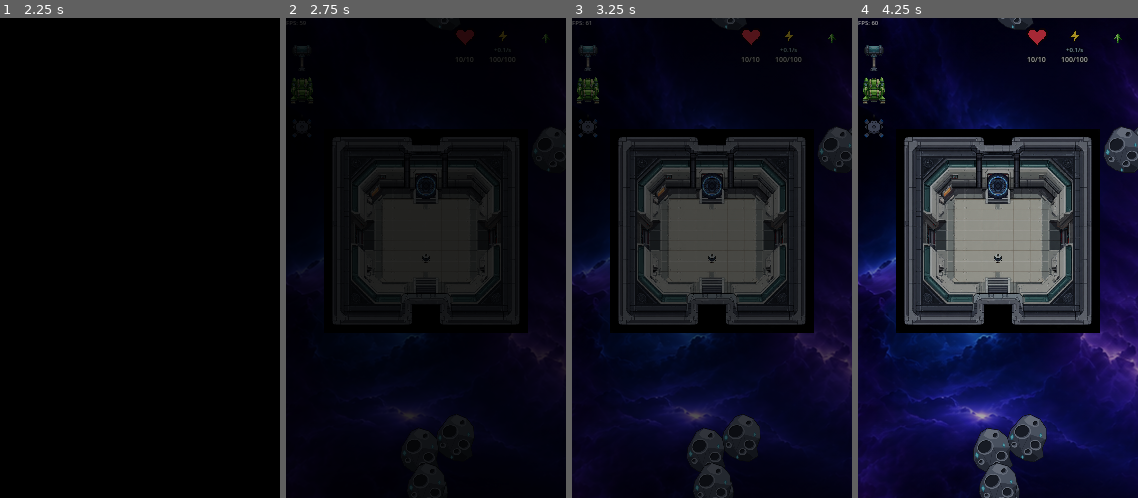
Above: before the commit, frames 1-4 (left to right).
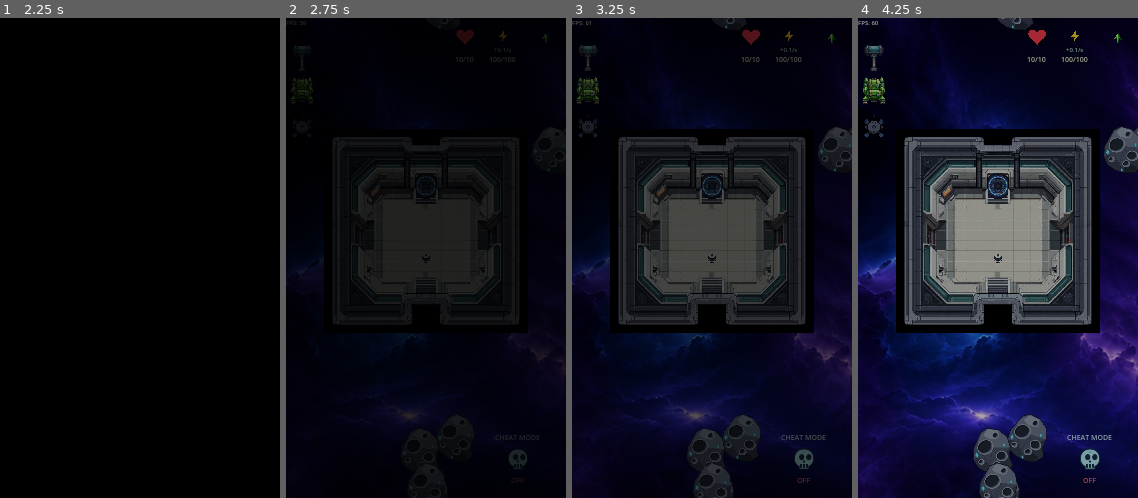
Above: after the commit, the same moments.

Repository: wildane/ShootingStar
Game: Godot game, scene res://scene/main_menu/main_menu.tscn
Two runs of this game, one before a commit and one after it. Both use one fixed random seed, a clock stepped at 60 frames per second and the inputs below.
Inputs (mouse positions are in pixels of both pictures, inside the frame that each line leads up to):
- Up to frame 1 (2.25 s): tap Enter at 0.5, 0.6 s; move the mouse to (201, 234) at 0.52 s; hold Right 0.53-1.25 s; click (201, 234) at 0.67 s; tap Space at 0.77 s; drag from (84, 282) to (126, 354) at 1.27 s; move the mouse to (140, 186) at 2.02 s; hold Right from 2.03 s (still down); tap Backspace at 2.1 s; click (140, 186) at 2.17 s
- Up to frame 2 (2.75 s): keep holding Right
- Up to frame 3 (3.25 s): release Right at 2.75 s; drag from (698, 354) to (770, 234) at 2.77 s
- Up to frame 4 (4.25 s): move the mouse to (1082, 330) at 3.52 s; hold Left from 3.53 s (still down); tap Ctrl at 3.6 s; tap Space at 3.77 s

Frame 1 is identical in both runs. In frame 2, 0.2% of the frame differs, in the area x 75-91%, y 86-97%; in frame 3, 0.3%; in frame 4, 0.4%, in the area x 74-91%, y 86-97%.
Error before the commit: Parse Error: Identifier "id_drop" not declared in the current scope. (res://scene/ui/CheatMode.gd:74)

Commit message:
Betulkan skop ID drop cheat mode

Diff:
--- a/scene/ui/CheatMode.gd
+++ b/scene/ui/CheatMode.gd
@@ -54,18 +54,20 @@
 func _on_node_added(nod: Node) -> void:
 	if not aktif or not (nod is Area2D) or not ("id_barang" in nod):
 		return
-	var komponen := _cari_sumber_drop(nod, str(nod.get("id_barang")))
+	var id_drop := str(nod.get("id_barang"))
+	var komponen := _cari_sumber_drop(nod, id_drop)
 	if komponen != null:
-		call_deferred("_ganjar_semua_drop", nod, komponen)
+		var senarai_drop: Array = komponen.get("drop_scenes").duplicate()
+		call_deferred("_ganjar_semua_drop", nod, id_drop, senarai_drop)
 
-func _ganjar_semua_drop(item_drop: Node, komponen: Node) -> void:
-	if not aktif or not is_instance_valid(item_drop) or not is_instance_valid(komponen):
+func _ganjar_semua_drop(item_drop: Node, id_drop: String, senarai_drop: Array) -> void:
+	if not aktif or not is_instance_valid(item_drop):
 		return
 	var inventori := get_node_or_null("/root/InventoryManager")
 	if inventori == null or not inventori.has_method("tambah_item"):
 		return
 
-	for adegan: PackedScene in komponen.get("drop_scenes"):
+	for adegan: PackedScene in senarai_drop:
 		if adegan == null:
 			continue
 		var data := _data_barang(adegan)
